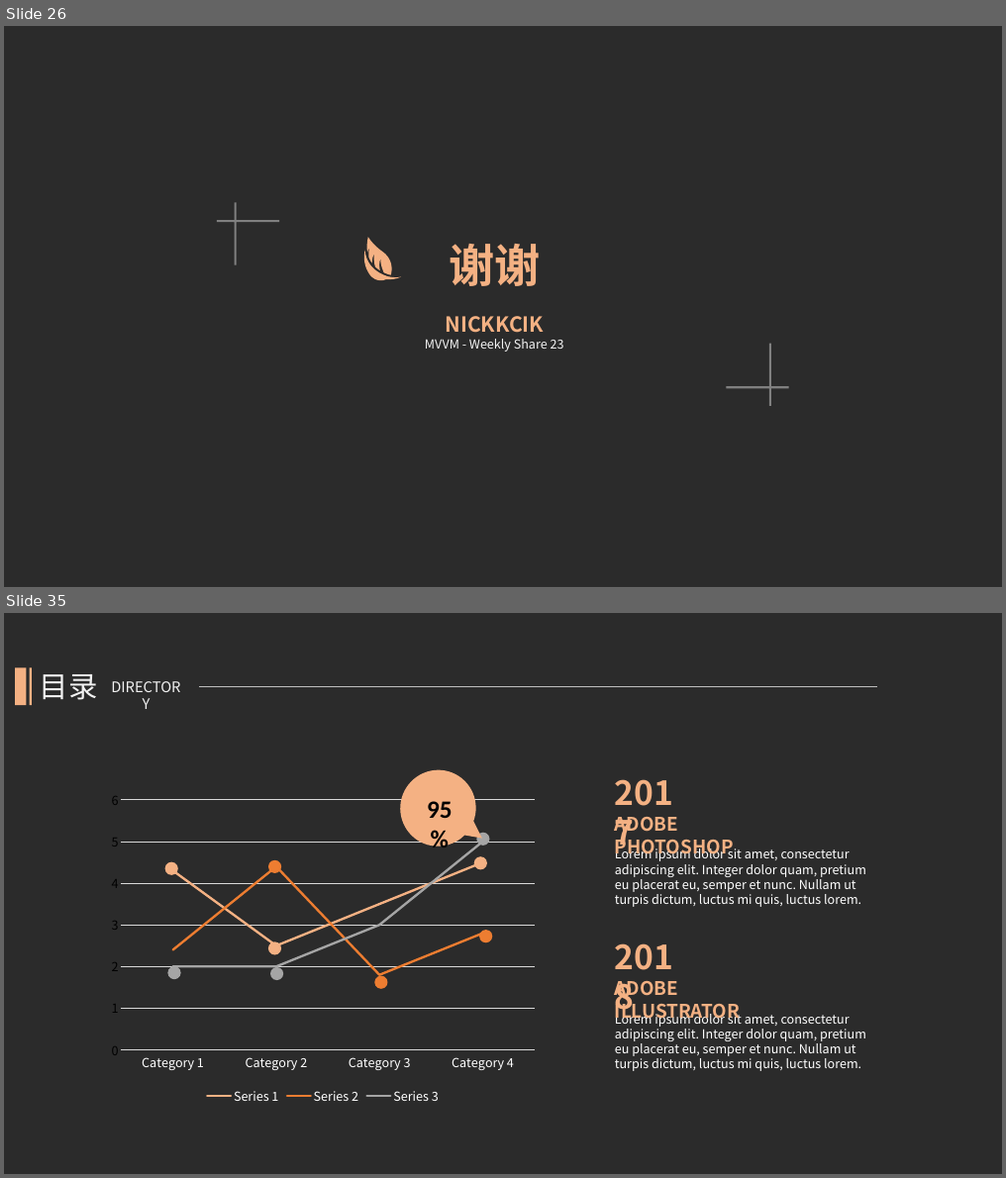
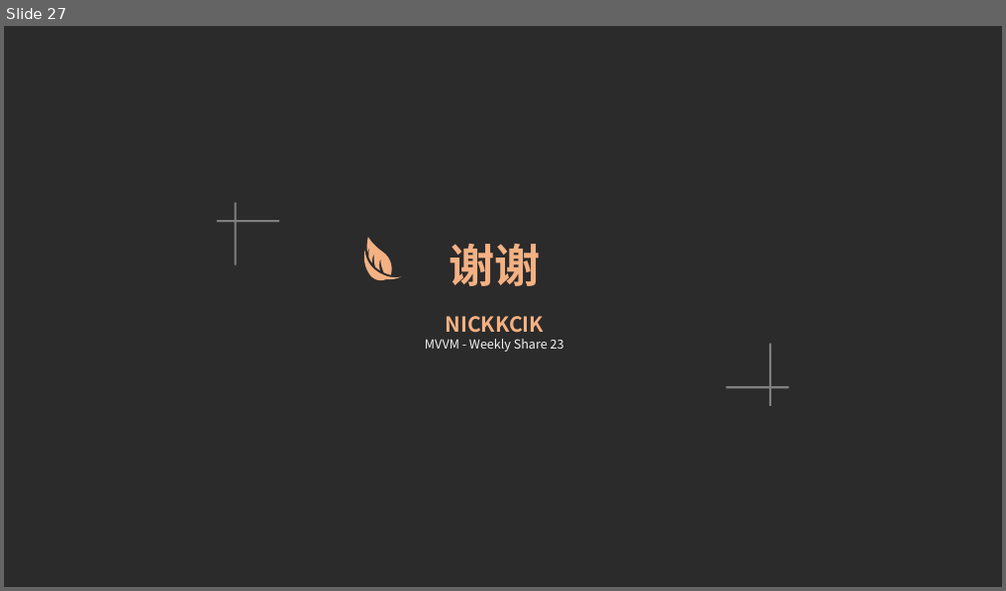
Before and after one commit to kcikkick/mvvm-demo, a slide deck: ppt/mvvm-demo.pptx. Shown one above the other, each under a label of ours: slides 26 and 35 before the commit, slide 27 after it; the slides between them are not shown. The pictures are 1006x1178 and 1006x591 pixels, drawn with LibreOffice and Linux fonts; fonts in the diff are those of the drawing; background and template pictures are left out; a plain dark background stands for a picture behind light text. Boxes give left, top, right and bottom in pixels: in the first picture for what was removed or moved away, otherwise in the second. Text is boxed around its words. In the diff, an @@ line names an element or a change of style, - is before the commit and + after.

```diff
--- a/ppt/mvvm-demo.pptx
+++ b/ppt/mvvm-demo.pptx
@@ slide 35 removed at (4, 613, 1002, 1174), background picture (left out) @@
@@ group removed at (15, 668, 877, 705): 2 texts, 2 rectangles, 1 line @@
-目录
-DIRECTORY
@@ freeform shape removed at (392, 761, 494, 857) @@
@@ text removed at (607, 768, 697, 816) @@
-2017
@@ text removed at (427, 801, 452, 818) @@
-95%
@@ text removed at (615, 846, 866, 907) @@
-Lorem ipsum dolor sit amet, consectetur adipiscing elit. Integer dolor quam, pretium eu placerat eu, semper et nunc. Nullam ut turpis dictum, luctus mi quis, luctus lorem.
@@ text removed at (615, 834, 734, 1001) @@
-ADOBE PHOTOSHOP
@@ text removed at (607, 934, 697, 981) @@
-2018
@@ group removed at (103, 784, 544, 1109): 9 ellipses, 1 line chart @@
-categories: Category 1, Category 2, Category 3, Category 4
-Series 1: 4.3, 2.5, 3.5, 4.5
-Series 2: 2.4, 4.4, 1.8, 2.8
-Series 3: 2, 2, 3, 5
@@ text removed at (615, 1011, 866, 1071) @@
-Lorem ipsum dolor sit amet, consectetur adipiscing elit. Integer dolor quam, pretium eu placerat eu, semper et nunc. Nullam ut turpis dictum, luctus mi quis, luctus lorem.
@@ text removed at (615, 999, 740, 1024) @@
-ADOBE ILLUSTRATOR
@@ what was slide 26 is now slide 27 @@
```
Also in this commit, not shown: 1 slide added, 23 other slides removed, 5 other files.
